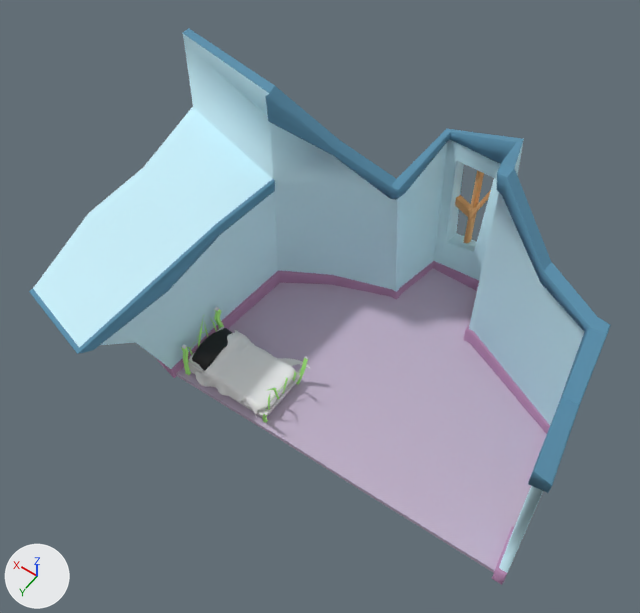
One commit to the FBX model Assets/Art/Environment/Child_Room.fbx: the scene before it, then after it.
Both versions are drawn from a camera (50 mm lens) standing at (-10.5, 16.8, 24.1) and looking at (0.7, 1.1, -0.6). Arrows for +X, +Y and +Z are at lower left; the lights stay in place. Where no turn or scale is listed for an object, it has been applied to the vertices. Vertices at the same position are counted once.

Names of what the first picture shows: 'Base Cama', 'Bed', 'Child_Room', 'Cojin', 'Edredonin', 'Sabana'.
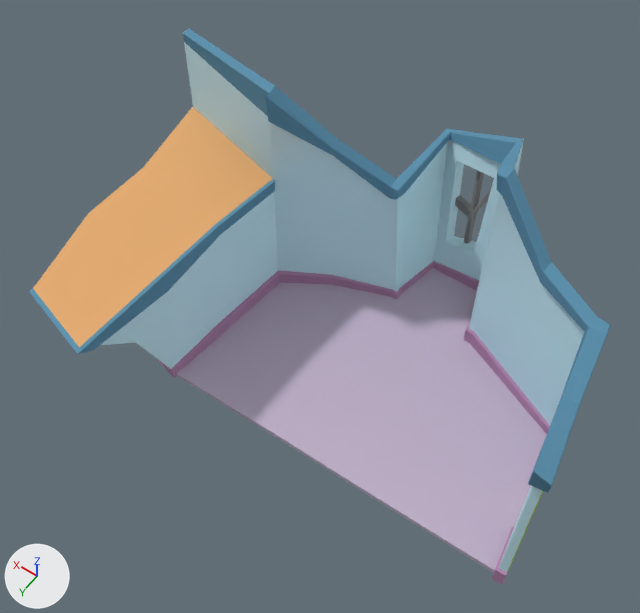
Where the newer file only moved an object's origin or applied its transform, the numbers keep the older frame.

Where the change shows, as pixel boxes [x1, y1, x2, y2] in the pictures (640 x 613 px):
'Sabana', deleted: before [195, 330, 310, 418]
'Cojin', deleted: before [192, 328, 232, 371]
'Bed', deleted (green): before [181, 307, 308, 423]
    faces in mat_draggableobject (green #b7ff86): [181, 309, 308, 423]
'Base Cama', deleted: before [188, 359, 300, 417]
'Edredonin', deleted: before [189, 327, 294, 411]
part 1 of me_mesh, built on: before [450, 167, 476, 243]; after [241, 162, 547, 490]
part 2 of me_mesh, recoloured (cyan to blue): [182, 33, 269, 116] in both
part 3 of me_mesh, recoloured: [33, 108, 272, 347] in both
part 4 of me_mesh, recoloured: [521, 491, 543, 541] in both
part 5 of me_mesh, recoloured: [456, 171, 484, 243] in both

The edits, one by one:
Material 'Material #19' (mat_material__19) is new.
Its base color is (0.408, 0.667, 0.0) (green #abd500).
Its roughness is 0.859.
Material 'Material #16' (mat_material__16) is new.
Its base color is (0.212, 0.212, 0.212) (grey #7f7f7f).
Its roughness is 0.859.
me_mesh is used by ob_child_room; location (0.0, 0.0, 0.0).
me_mesh had 744 vertices, 1383 faces and spanned x -9.2..9.2, y -8.2..8.2, z -5.8..5.2.
me_mesh now has 763 vertices, 1398 faces and spans x -9.2..9.2, y -8.2..8.2, z -5.8..5.2.
me_mesh part 1: 1 vertex moved within x -8.1, y 0.6, z -4.5; 3 vertices removed from x -1.3..-0.4, y -7.1..-6.8, z -3.3..-2.9; 22 vertices added at x -8.0..4.9, y -7.7..4.3, z -5.0..0.3.
me_mesh part 2: 4 faces spanning x 4.8..9.2, y -2.8..-1.7, z -4.8..5.2 switch from mat_material__11 (cyan #caf0fb) to mat_material__13 (blue #5890ad).
me_mesh part 3: 11 faces spanning x 4.8..9.2, y -2.4..8.0, z 0.9..1.9 switch from mat_material__11 (cyan #caf0fb) to mat_material__15 (orange #e5ab6e).
me_mesh part 4: 27 faces spanning x -9.1..-8.1, y -1.9..4.2, z -4.5..1.7 switch from mat_material__11 (cyan #caf0fb) to mat_material__19 (green #abd500).
me_mesh part 5: 16 faces spanning x -1.9..-0.1, y -7.4..-6.6, z -3.1..0.8 switch from mat_material__15 (orange #e5ab6e) to mat_material__16 (grey #7f7f7f).
Object 'Cojin' (ob_cojin) is deleted.
Object 'Edredonin' (ob_edredonin) is deleted.
Object 'Sabana' (ob_sabana) is deleted.
Object 'Base Cama' (ob_base_cama) is deleted.
Object 'Bed' (ob_bed) is deleted.
